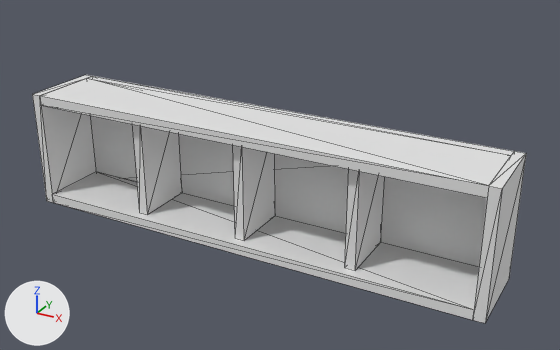
A saved change to the OBJ model models/simple_7inch_flat/vinyl_record_storage.obj.
Camera for both pictures: a camera (50 mm lens) standing at (43.9, -46.7, 27.2) and looking at (19.7, -2.7, 5.2). The lights are fixed; the arrows at lower left show +X, +Y and +Z. The first picture is the older version. Mesh edges are drawn as thin lines. Where no turn or scale is listed for an object, it has been applied to the vertices. Vertices at exactly the same position are counted once.

The first picture shows 'vinyl_record_storage'.
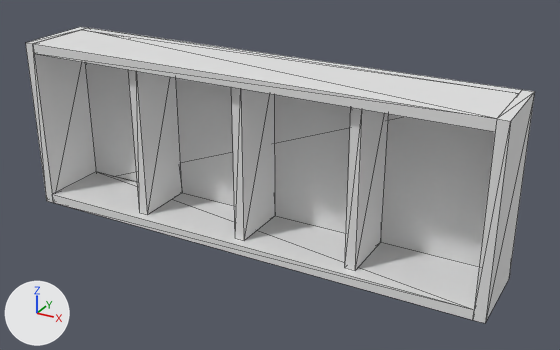
What changed in the scene script:
```text
Change me_vinyl_record_storage:
    used by ob_vinyl_record_storage; location = (0.0, 0.0, 0.0)
    before: 30 (8.9, -0.7, 8.2), 31 (8.9, -5.2, 8.2), 34 (9.7, -0.7, 8.2), 35 (9.7, -5.2, 8.2)
    before: 38 (17.5, -0.7, 8.2), 39 (17.5, -5.2, 8.2), 42 (18.2, -0.7, 8.2), 43 (18.2, -5.2, 8.2)
    before: 46 (26.1, -0.7, 8.2), 47 (26.1, -5.2, 8.2), 50 (26.8, -0.7, 8.2), 51 (26.8, -5.2, 8.2)
    remove me_vinyl_record_storage.from_pydata(...)  # 52 vertices, 96 faces; spans x 0.0..35.8, y -6.0..0.0, z 0.0..9.0
    add me_vinyl_record_storage.from_pydata(...)  # 52 vertices, 96 faces; spans x 0.0..35.8, y -6.0..0.0, z 0.0..13.0
    me_vinyl_record_storage part 1: all 7 vertices in x 0.0..0.8, y -6.0..0.0, z 8.2..9.0 are moved by (0.0, 0.0, 4.0)
    me_vinyl_record_storage part 2: all 7 vertices in x 35.0..35.8, y -6.0..0.0, z 8.2..9.0 are moved by (0.0, 0.0, 4.0)
    me_vinyl_record_storage part 3
    add for i in [30, 31, 34, 35]: me_vinyl_record_storage.vertices[i].co += Vector((0.0, 0.0, 4.0))
    me_vinyl_record_storage part 4
    add for i in [38, 39, 42, 43]: me_vinyl_record_storage.vertices[i].co += Vector((0.0, 0.0, 4.0))
    me_vinyl_record_storage part 5
    add for i in [46, 47, 50, 51]: me_vinyl_record_storage.vertices[i].co += Vector((0.0, 0.0, 4.0))
```

Location of each change, (x1, y1, x2, y2) in pixels of the pictures (560 x 350 px; the box of a moved part takes in the faces that stretch with it):
'vinyl_record_storage', reshaped (19% taller): before (32, 75, 526, 323); after (26, 27, 535, 323)
part 1 of me_vinyl_record_storage, moved or reshaped: before (32, 75, 96, 203); after (26, 27, 96, 203)
part 2 of me_vinyl_record_storage, moved or reshaped: before (40, 76, 526, 318); after (33, 28, 535, 318)
part 3 of me_vinyl_record_storage, moved or reshaped: before (133, 124, 182, 215); after (128, 70, 182, 215)
part 4 of me_vinyl_record_storage, moved or reshaped: before (233, 145, 275, 241); after (231, 87, 275, 241)
part 5 of me_vinyl_record_storage, moved or reshaped: before (345, 169, 385, 271); after (345, 108, 388, 271)
